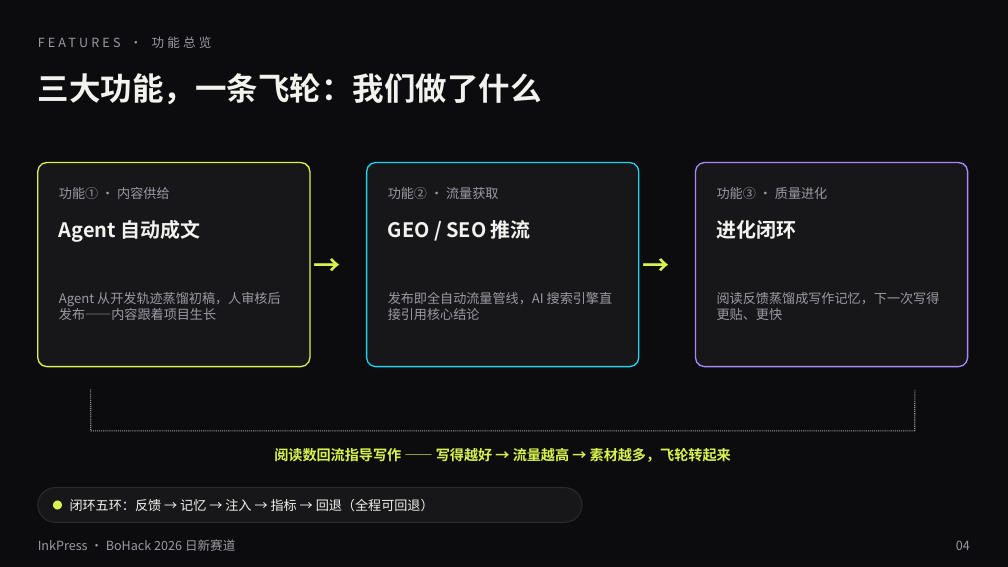
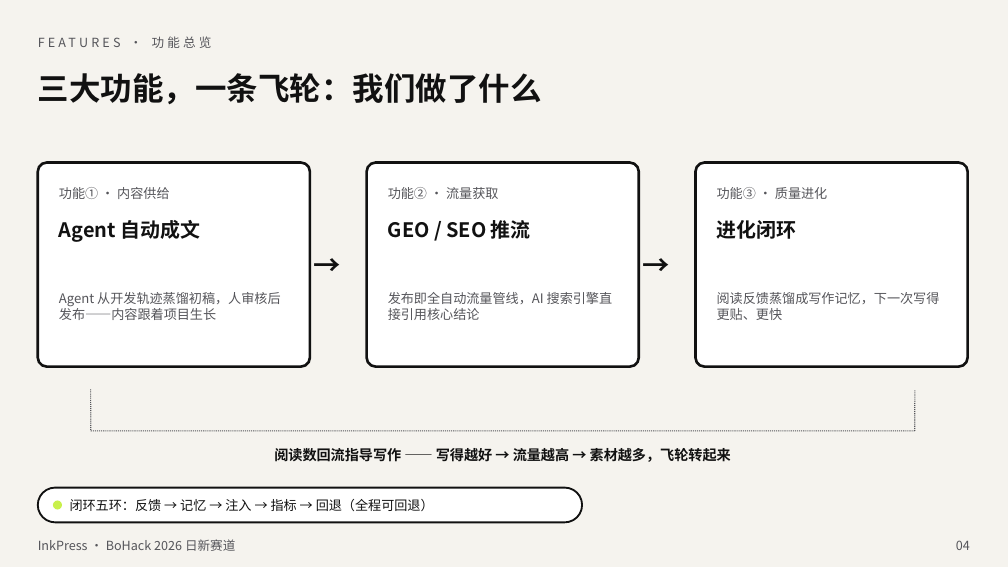
Before and after one commit to lggyx/inkpress2agent, a slide deck: slide 4 of docs/InkPress-BoHack2026-路演.pptx. Drawn at 1008x567 pixels with LibreOffice and Linux fonts; fonts in the diff are those of the drawing. Boxes give left, top, right and bottom in pixels: in the first picture for what was removed or moved away, otherwise in the second. Text is boxed around its words. In the diff, an @@ line names an element or a change of style, - is before the commit and + after.

```diff
--- a/docs/InkPress-BoHack2026-路演.pptx
+++ b/docs/InkPress-BoHack2026-路演.pptx
@@ background #0C0C0E to #F5F3EE @@
@@ rounded rectangle at [38, 163, 310, 367]: fill #17171A to #FFFFFF; outline #D9F24F 1.25 pt to #111111 2.5 pt @@
@@ rounded rectangle at [367, 163, 639, 367]: fill #17171A to #FFFFFF; outline #22D3EE 1.25 pt to #111111 2.5 pt @@
@@ rounded rectangle at [696, 163, 968, 367]: fill #17171A to #FFFFFF; outline #A78BFA 1.25 pt to #111111 2.5 pt @@
@@ text colour #D9F24F to #111111 in 3 elements at [274, 446, 731, 465], [309, 242, 346, 287], [637, 242, 675, 287] @@
@@ line (91, 389) - (91, 431): stroke #9A9AA3 1 pt dashed to #55555A 1 pt dashed @@
@@ line (915, 431) - (915, 389): stroke #9A9AA3 1 pt dashed to #55555A 1 pt dashed @@
@@ line (91, 431) - (915, 431): stroke #9A9AA3 1 pt dashed to #55555A 1 pt dashed @@
@@ rounded rectangle at [38, 488, 582, 523]: fill #17171A to #FFFFFF; outline #2A2A30 1 pt to #111111 1.75 pt @@
@@ ellipse at [53, 501, 62, 510]: fill #D9F24F to #C8F04B @@
@@ text colour #F2F2EE to #111111 in 5 elements at [38, 73, 542, 104], [59, 220, 200, 242], [388, 220, 531, 239], [717, 220, 797, 239], [70, 499, 434, 511] @@
@@ text colour #9A9AA3 to #55555A in 9 elements at [152, 36, 212, 48], [59, 187, 169, 199], [59, 292, 280, 320], [388, 187, 498, 199], [388, 292, 613, 320], [717, 187, 827, 199], [717, 292, 940, 320], [38, 539, 235, 551], [956, 540, 970, 550] @@
```
Also in this commit, not shown: 11 other slides changed, 10 other files.
